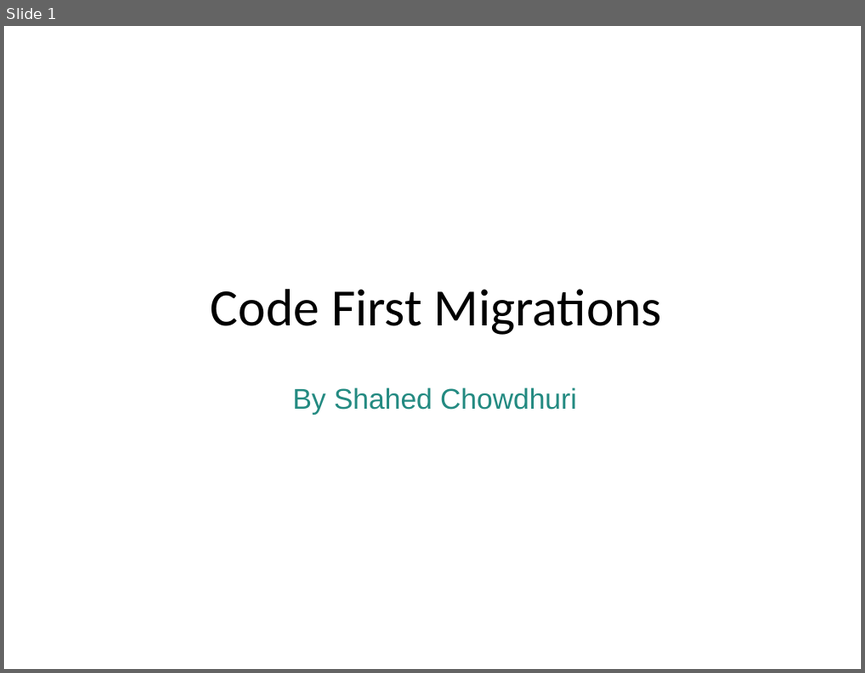
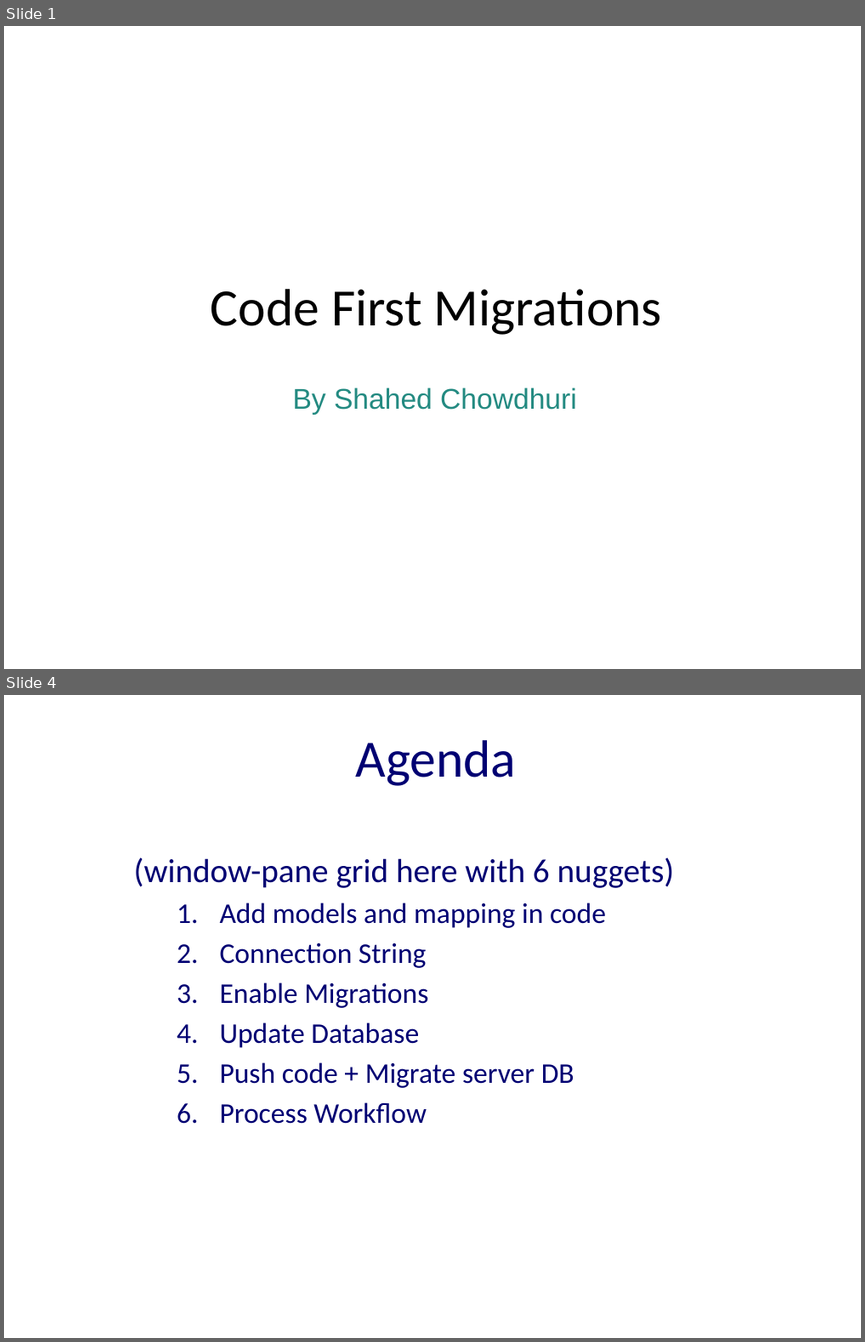
Before and after one commit to excellalabs/ExcellaLean, a slide deck: _presentations/CodeFirstMigrations.pptx. Shown one above the other, each under a label of ours: slide 1 before the commit, slides 1 and 4 after it; the slides between them are not shown. The pictures are 865x673 and 865x1342 pixels, drawn with LibreOffice and Linux fonts; fonts in the diff are those of the drawing; background and template pictures are left out. Boxes give left, top, right and bottom in pixels: in the first picture for what was removed or moved away, otherwise in the second. Text is boxed around its words. In the diff, an @@ line names an element or a change of style, - is before the commit and + after.

```diff
--- a/_presentations/CodeFirstMigrations.pptx
+++ b/_presentations/CodeFirstMigrations.pptx
@@ slide 4 added at bbox=[4, 695, 861, 1338], background #FFFFFF @@
@@ title added at bbox=[356, 740, 517, 786], 44 pt, text #000072 @@
+Agenda
@@ text added at bbox=[134, 857, 675, 1123], 24 pt, text #000072 @@
+(window-pane grid here with 6 nuggets)
+  1. Add models and mapping in code
+  2. Connection String
+  3. Enable Migrations
+  4. Update Database
+  5. Push code + Migrate server DB
+  6. Process Workflow
```
Also in this commit, not shown: 1 slide changed, 11 other slides added, 2 slides removed.
